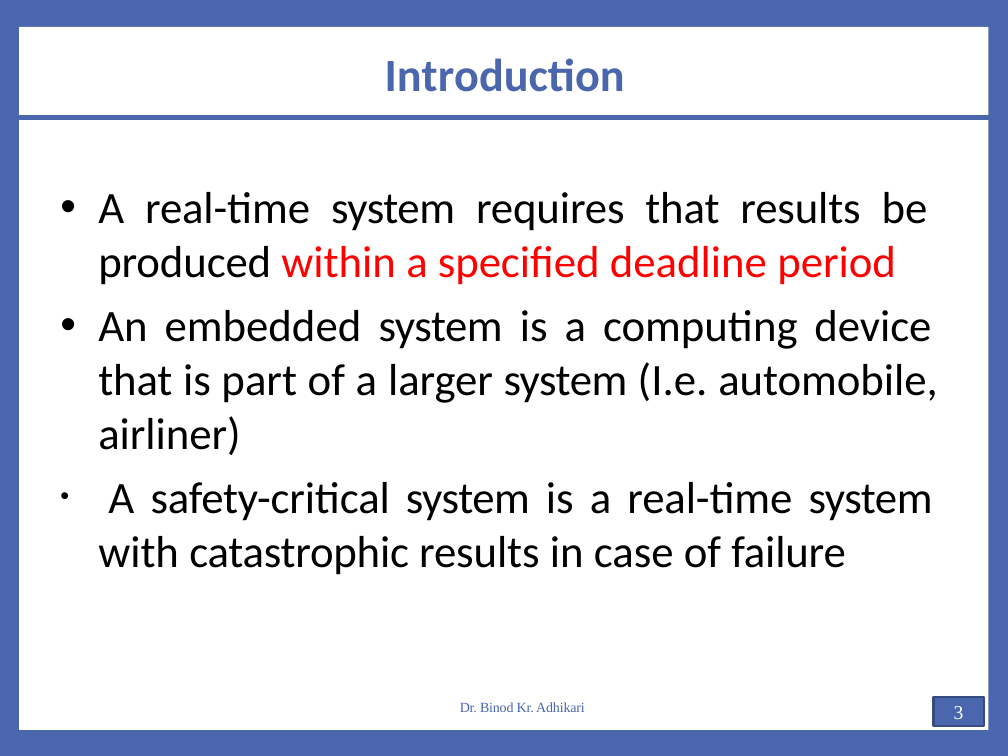
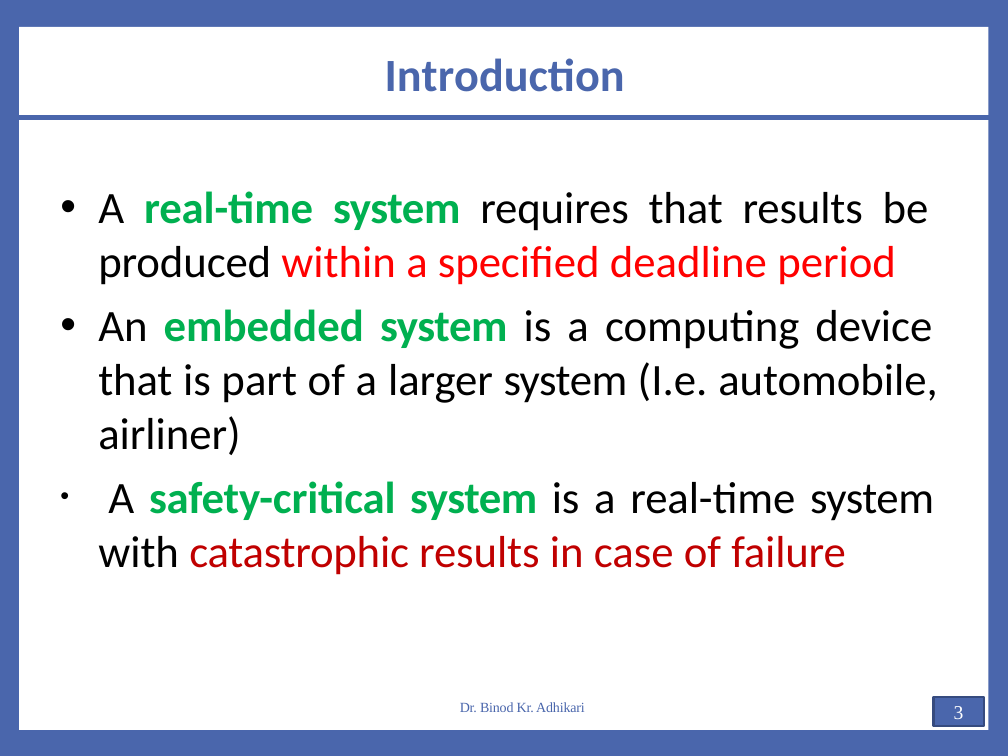
Before and after one commit to Yujan3333/Master-in-Computer-Science-and-Information-Technology, a slide deck: slide 3 of Main/Study/First Sem/All Notes and Resources Combined/AOS Notes/Unit 4.2-Chapter 9 (Real time System).pptx. Drawn at 1008x756 pixels with LibreOffice and Linux fonts; fonts in the diff are those of the drawing. Boxes give left, top, right and bottom in pixels: in the first picture for what was removed or moved away, otherwise in the second. Text is boxed around its words. In the diff, an @@ line names an element or a change of style, - is before the commit and + after.

```diff
--- a/Main/Study/First Sem/All Notes and Resources Combined/AOS Notes/Unit 4.2-Chapter 9 (Real time System).pptx
+++ b/Main/Study/First Sem/All Notes and Resources Combined/AOS Notes/Unit 4.2-Chapter 9 (Real time System).pptx
@@ text "A real-time system requires that ..." at bbox=[98, 191, 938, 575]: text colour #000000 to #00B050, bold on in "real-time system", "embedded system", "safety-critical system"; text colour #000000 to #C00000 in "catastrophic results in case of failure" @@
```
Also in this commit, not shown: 2 other slides changed, 40 other files.
